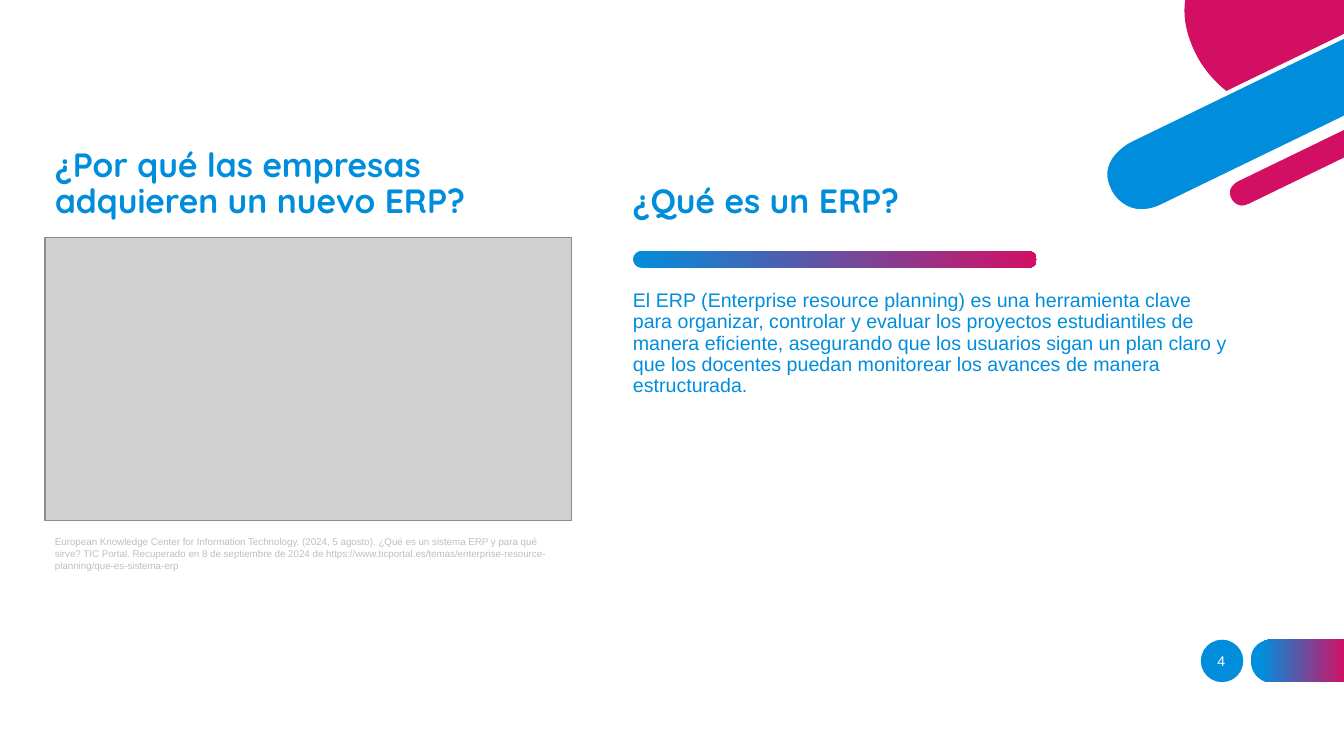
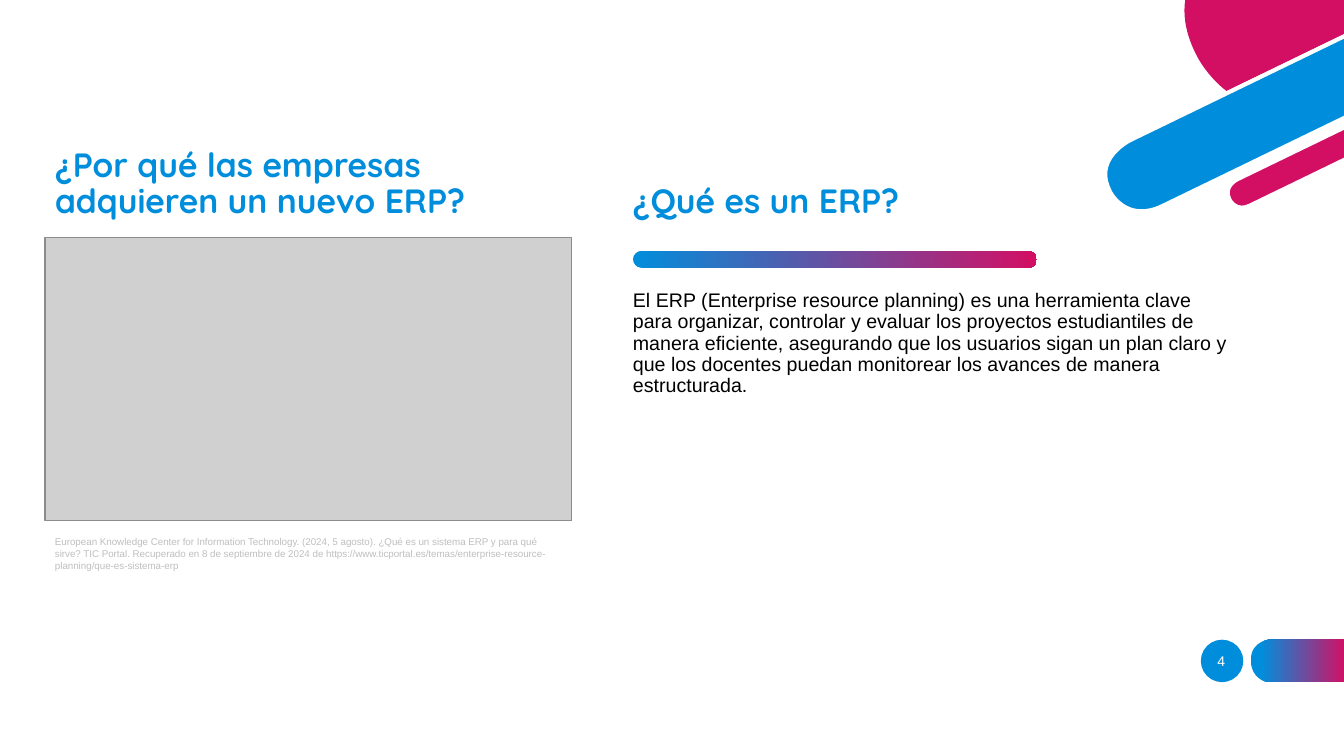
Before and after one commit to JonatanDSR/Capstone, a slide deck: slide 4 of Evidencias Grupales/Proyecto APT.pptx. Drawn at 1344x756 pixels with LibreOffice and Linux fonts; fonts in the diff are those of the drawing; grey boxes stand for pictures. Boxes give left, top, right and bottom in pixels: in the first picture for what was removed or moved away, otherwise in the second. Text is boxed around its words. In the diff, an @@ line names an element or a change of style, - is before the commit and + after.

```diff
--- a/Evidencias Grupales/Proyecto APT.pptx
+++ b/Evidencias Grupales/Proyecto APT.pptx
@@ text "El ERP (Enterprise resource planning) ..." at bbox=[633, 292, 1227, 393]: text colour #008EDC to #000000 @@
```
Also in this commit, not shown: 7 other slides changed.
